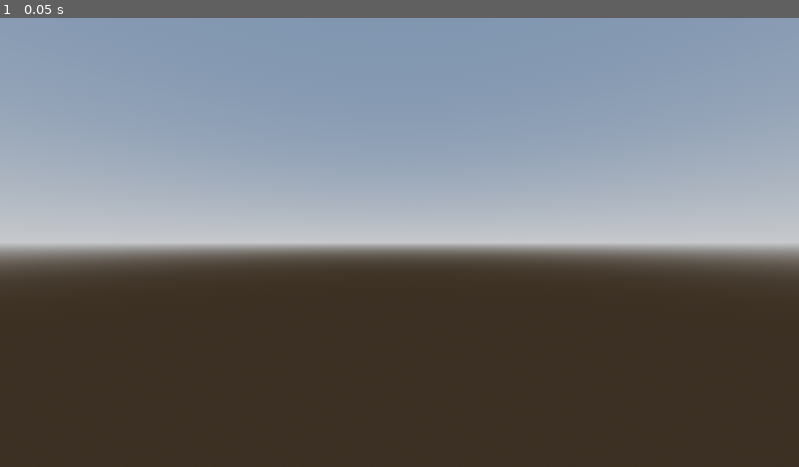
Above: before the commit, frame 1.
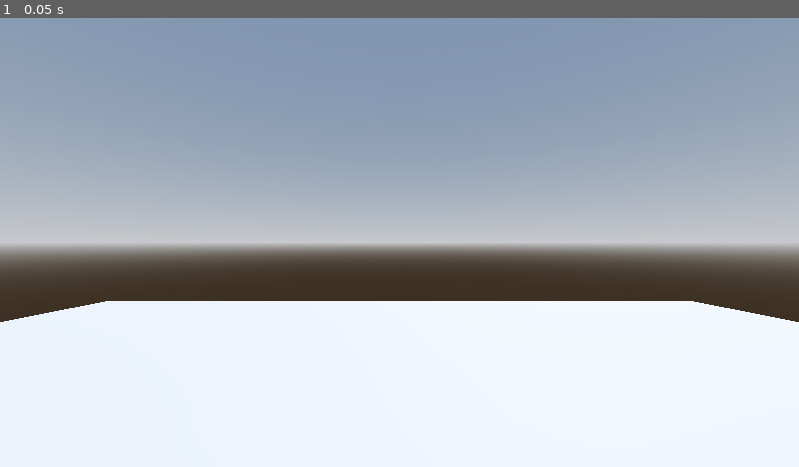
Above: after the commit, the same moment.

Repository: ABDykaparovDM/TarDis
Game: Godot game, scene res://player_controls_test.tscn
Two runs of this game, one before a commit and one after it. Both use one fixed random seed, a clock stepped at 60 frames per second and the inputs below. The project has no main scene, so this scene is started directly.
Inputs:
- Up to frame 1 (0.05 s): no input

The runs differ from the first frame. In frame 1, 36% of the frame differs, in the area x 0-100%, y 63-100%.

Commit message:
future player controls test scene

Diff:
--- a/player_controls_test.tscn
+++ b/player_controls_test.tscn
@@ -14,6 +14,7 @@
 glow_enabled = true
 
 [sub_resource type="PlaneMesh" id="PlaneMesh_5mq2k"]
+size = Vector2(10, 10)
 
 [node name="Node3D" type="Node3D"]
 
@@ -25,6 +26,7 @@
 shadow_enabled = true
 
 [node name="Camera3D" type="Camera3D" parent="."]
+transform = Transform3D(1, 0, 0, 0, 1, 0, 0, 0, 1, 0, 1, 0)
 
 [node name="MeshInstance3D" type="MeshInstance3D" parent="."]
 mesh = SubResource("PlaneMesh_5mq2k")
